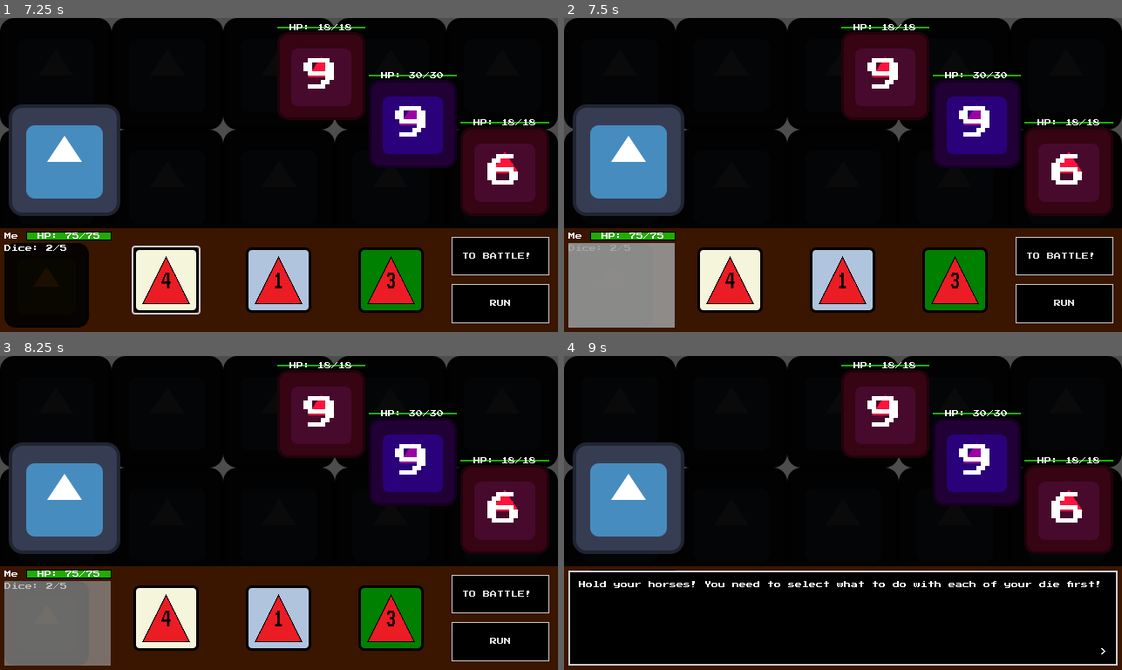
Above: before the commit, frames 1-4 (two rows, left to right).
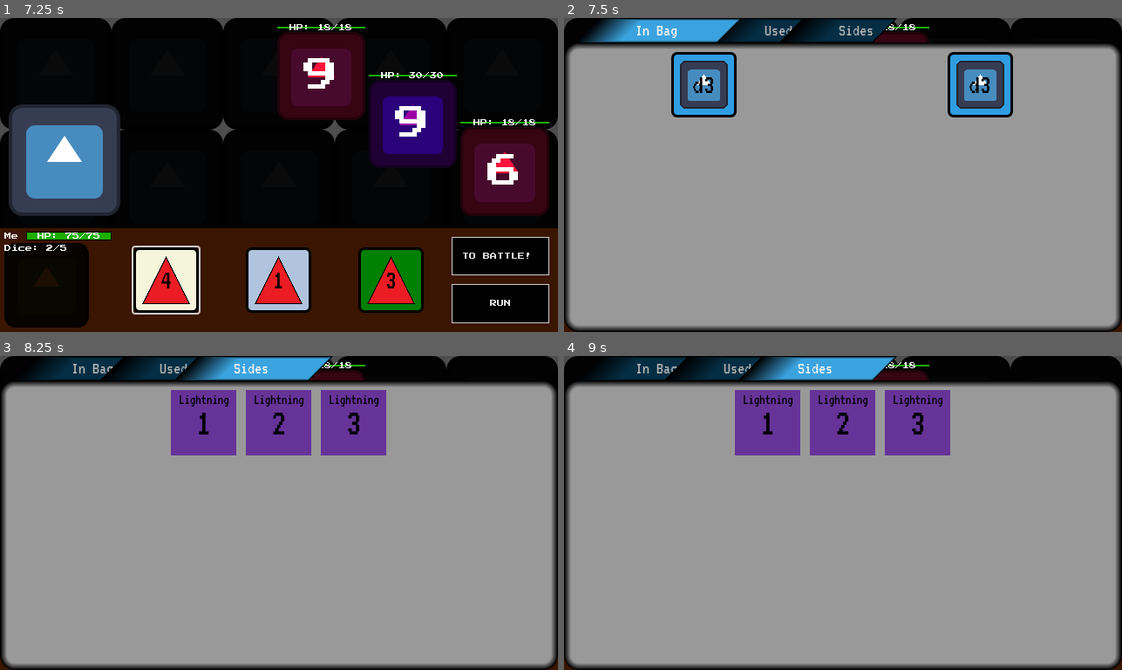
Above: after the commit, the same moments.

Repository: SadBonana/INTD450-Dice_Game
Game: Godot game, scene res://battle/battle.tscn
Same seed, same stepped clock (60 frames per second), same inputs: the game is played once before the commit and once after it. This scene is started directly instead of the project's main scene. The engine's default icon, where the game draws it, is replaced by a stand-in: a white triangle on a blue panel in a dark square.
Inputs (mouse positions are in pixels of both pictures, inside the frame that each line leads up to):
- Up to frame 1 (7.25 s): click (55, 284) at 0.5 s; click (167, 278) at 1.25 s; click (167, 278) at 2 s; click (279, 278) at 2.77 s; click (279, 278) at 3.5 s; click (390, 278) at 4.27 s; click (390, 278) at 5 s; click "TO BATTLE!" at 5.75 s; click "RUN" at 6.5 s
- Up to frame 2 (7.5 s): click (619, 284) at 7.25 s
- Up to frame 3 (8.25 s): click (418, 421) at 8.02 s
- Up to frame 4 (9 s): click "TO BATTLE!" at 8.75 s

Frame 1 is identical in both runs. In frame 2, 89% of the frame differs, in the area x 0-100%, y 0-100%; in frame 3, 94%; in frame 4, 95%.
Error before the commit: Cannot call method 'get_children' on a null value. (res://modules/display_box/tabs/frame_tab_display.gd:38)

Commit message:
Display box and used dice tab is done
closes #73
closes #46

Diff:
--- a/battle/battle.gd
+++ b/battle/battle.gd
@@ -39,8 +39,11 @@
 @onready var inventory := %"Inventory"
 @onready var player := %"Battle Player"
 @onready var ready_button := %Ready
-@onready var inv_visual = preload("res://modules/inventory/diceinv/inv_die_frame.tscn")
-
+
+## Inventory
+@onready var inv_dice_visual = preload("res://modules/inventory/diceinv/inv_die_frame.tscn")
+@onready var inv_side_visual = preload("res://modules/inventory/diceinv/inv_dieside_frame.tscn")
+@onready var side_name = "Sides"
 
 func _enter_tree():
 	# Slight HACK: The better way is probably to load and instantiate the enemies
@@ -76,16 +79,15 @@
 	drawn_die_placeholder.hide()
 
 	## setup for dice inventory tab
-	var inv_frames : Array
-	for die in player.dice_bag:
-		inv_frames.append(die)
-	var tab_title = "Dice"
-	var inv_dice_tab : Tab = Tab.new(tab_title,inv_frames,inv_visual)
-	inventory.add_tab_child(inv_dice_tab)
-	# This makes Inventory clicks execute the show_sides function
-	# NOTE: you can also connect to this signal in the node tab of the inspector,
-	# same as with built in nodes. This way is less cluttered in this case tho.
-	#inventory.frame_clicked.connect(inventory.show_sides)
+	inventory.make_tab("In Bag", player.dice_bag,inv_dice_visual)
+	## setup for used inventory tab
+	inventory.make_tab("Used", player.used_dice,inv_dice_visual)
+	## setup for die sides inventory tab
+	inventory.make_tab(side_name, [], inv_side_visual)
+	## connect dice bag button to inventory
+	player_status.bag_button.pressed.connect(inventory.open)
+	## connect frame clicks to display sides
+	inventory.return_clicked.connect(show_sides)
 
 	# uh oh, yuv been jumped m8!
 	await textbox_controller.quick_beat("battle start")
@@ -116,7 +118,17 @@
 
 	draw_dice()
 
-
+## simple function that changes what is displayed on the sides tab
+func show_sides(die : Die):
+	var side_view
+	for child in inventory.get_children():
+		if child.tabobj_ref.get_tab_title() == side_name:	 #hardcoded cause bro this shit is ass
+			side_view = child
+	if side_view == null:
+		return
+	else:
+		side_view.new_frames(die.sides)
+		inventory.current_tab = side_view.get_index()
 ## Starts a turn.
 ##
 ## First, enemies draw dice from their bags, then players do, then reset everyone's defense, then
--- a/battle/battle.tscn
+++ b/battle/battle.tscn
@@ -201,7 +201,6 @@
 theme_override_constants/margin_bottom = 35
 
 [node name="Inventory" parent="." instance=ExtResource("10_sbswq")]
-visible = false
 layout_mode = 1
 open_action = "i"
 close_action = "i"
--- a/battle/battle_actors/battle_player.gd
+++ b/battle/battle_actors/battle_player.gd
@@ -35,8 +35,8 @@
 									await textbox.next()
 
 									# Reshuffle dice into bag
-									dice_bag = used_dice
-									used_dice = []
+									dice_bag.append_array(used_dice)
+									used_dice.clear()
 									dice_bag.shuffle()
 									for die in dice_hand:
 										die.queue_free()
--- a/modules/display_box/display_box.gd
+++ b/modules/display_box/display_box.gd
@@ -7,11 +7,10 @@
 @export var is_open : bool = false 			# set to true if you want it open when scene begins
 @export var open_action : String = ""		# action to open display box
 @export var close_action : String = "" 		# action to close display box
-var tabs : Array[Tab]						# all the tabs we want the Display box to display
 
 ## If your frame is returning something and you want to
 ## forward it/use it in the parent scene, use this signal
-signal frame_clicked(frame)
+signal return_clicked(frame)
 
 ## Initializes our scene
 func _ready():
@@ -24,32 +23,37 @@
 ## Hides and unhides the Inventory using the i key
 ## Escape key returns side view to dice view or closes dice view
 func _input(event):
-	if(open_action): # if string is left empty this is false
-		if(event.is_action_just_pressed(open_action)):
-			open()
-
-	if(close_action): # if string is left empty this is false
-		if(event.is_action_just_pressed(open_action)):
-			close()
+	if(not is_open and Input.is_action_just_pressed(open_action)): # if string is left empty this is false
+		open()
+		get_viewport().set_input_as_handled()
+	elif(is_open and Input.is_action_just_pressed(close_action)): # if string is left empty this is false
+		close()
+		get_viewport().set_input_as_handled()
 
 ## Use this function when you want to add a new tab to your Display box
 func add_tab_child(tab_object :  Tab):
 	var tab_scene = frame_tab_display.instantiate()
+	tab_scene.disp_frame_clicked.connect(return_content)
+	add_child(tab_scene)
 	tab_scene.create_tab(tab_object)
-	add_child(tab_scene)
-	tabs.append(tab_object)
 
 ## When we want to use the info that a frame emitted from its signal
 ## We may catch and reemit it up
 func return_content(content):
-	frame_clicked.emit(content)
+	return_clicked.emit(content)
 
 ## Makes scene visible
 func open():
 	visible = true
 	is_open = true
+	for child in get_children():
+		child.update_frames()
 
 ## Makes scene hidden
 func close():
 	visible = false
 	is_open = false
+
+func make_tab(tab_title : StringName,inv_frames,inv_visual : PackedScene):
+	var inv_tab : Tab = Tab.new(tab_title,inv_frames,inv_visual)
+	self.add_tab_child(inv_tab)
--- a/modules/display_box/tabs/frame_tab_display.gd
+++ b/modules/display_box/tabs/frame_tab_display.gd
@@ -7,17 +7,18 @@
 ## The Tab object reference
 var tabobj_ref : Tab
 
-signal frame_clicked(frame)
+signal disp_frame_clicked(frame)
 
-func create_tab(tab: Tab):
-	self.tabobj_ref = tab
+func create_tab(_tab: Tab):
+	self.tabobj_ref = _tab
+	tab.name = tabobj_ref.get_tab_title()
 	_show_frames()
 
 ## Adds the neccessary slots and Die texture models into our scene
 func _show_frames() -> void:
 	wipe()
 	set_tab_title(0, tabobj_ref.get_tab_title())			# Set Title
-	var frame_visual = tab.get_frame_visual().instantiate()	# Get frame visual
+	var frame_visual = tabobj_ref.get_frame_visual().instantiate()	# Get frame visual
 
 	check_validity(frame_visual)
 
@@ -26,12 +27,14 @@
 		frame_visual.update(frame)		# Adds frame information to scene
 		frame_visual.frame_clicked.connect(return_content)
 		frame_visual.owner = get_tree().get_current_scene()
-		frame_visual = tab.get_frame_visual().instantiate()
+		frame_visual = tabobj_ref.get_frame_visual().instantiate()
 
-func update_frames(frames) -> void:
-	tabobj_ref.frames = frames
+func update_frames() -> void:
 	_show_frames()
 
+func new_frames(frames) -> void:
+	tabobj_ref.frames = frames
+	update_frames()
 
 ## Clear current frames being shown
 func wipe():
@@ -41,7 +44,7 @@
 ## When we want to use the info that a frame emitted from its signal
 ## We may catch and reemit it up
 func return_content(content):
-	frame_clicked.emit(content)
+	disp_frame_clicked.emit(content)
 
 ## Checks the validity of the passed frame. Frame must have these functions
 ## to be valid, even if they dont do anything
--- a/modules/inventory/diceinv/inv_die_frame.gd
+++ b/modules/inventory/diceinv/inv_die_frame.gd
@@ -6,7 +6,7 @@
 @onready var die_visual: TextureRect = %die_display
 @onready var die_type: Label = %Label
 @onready var die_ref: Die
-signal die_clicked(die : Die)
+signal frame_clicked(die : Die)
 
 func _ready():
 	button.pressed.connect(self._on_button_pressed)
@@ -24,6 +24,6 @@
 		print("I am a " + die_type.text + " with the following sides: ")
 		for dieside in die_ref.sides:
 			print(dieside.element)
-		die_clicked.emit(die_ref)
+		frame_clicked.emit(die_ref)
 	else:
 		print("Im just a frame with no information big dog")
--- a/modules/inventory/diceinv/inv_die_frame.tscn
+++ b/modules/inventory/diceinv/inv_die_frame.tscn
@@ -13,7 +13,6 @@
 offset_bottom = 75.0
 size_flags_horizontal = 6
 size_flags_vertical = 6
-focus_mode = 0
 theme_override_styles/normal = ExtResource("1_7vsp5")
 theme_override_styles/hover = ExtResource("2_xocrc")
 theme_override_styles/pressed = ExtResource("3_e1dpg")
--- a/modules/inventory/diceinv/inv_dieside_frame.gd
+++ b/modules/inventory/diceinv/inv_dieside_frame.gd
@@ -5,6 +5,7 @@
 @onready var side_type: Label = $Type
 @onready var side_value: Label = $Value
 @onready var side_ref: DieSide
+signal frame_clicked(dieside : DieSide)
 
 ## Changes label and inventory die texture accordingly
 func update(dieside: DieSide):
